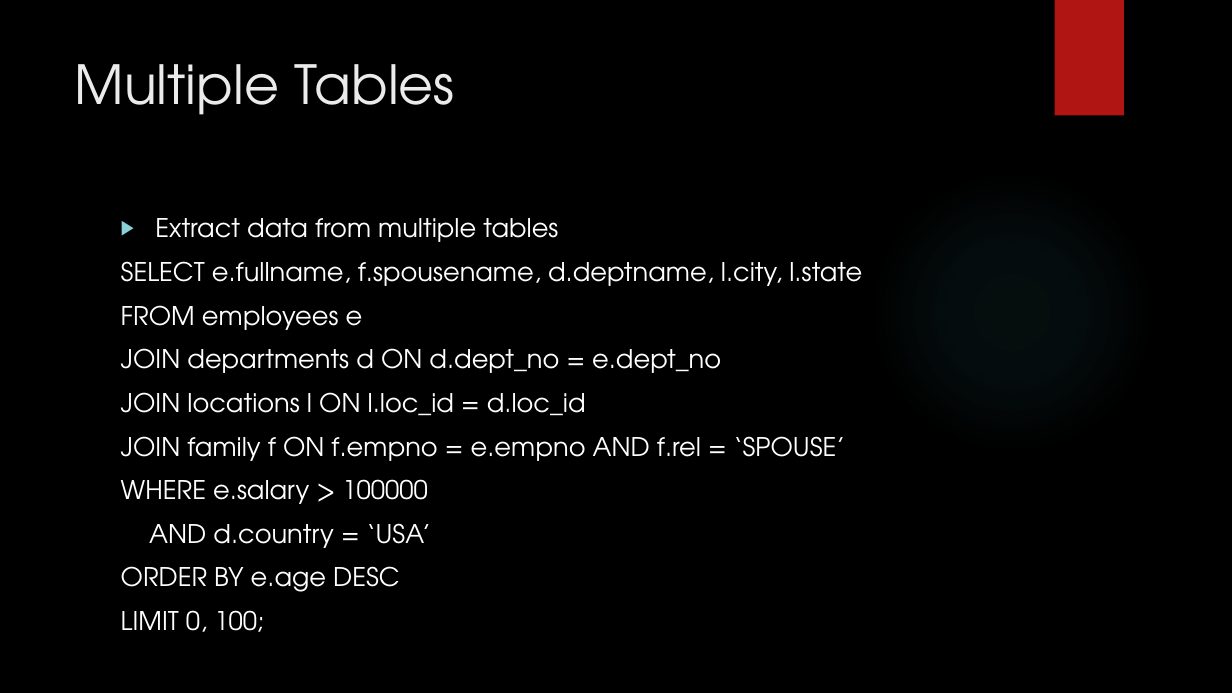
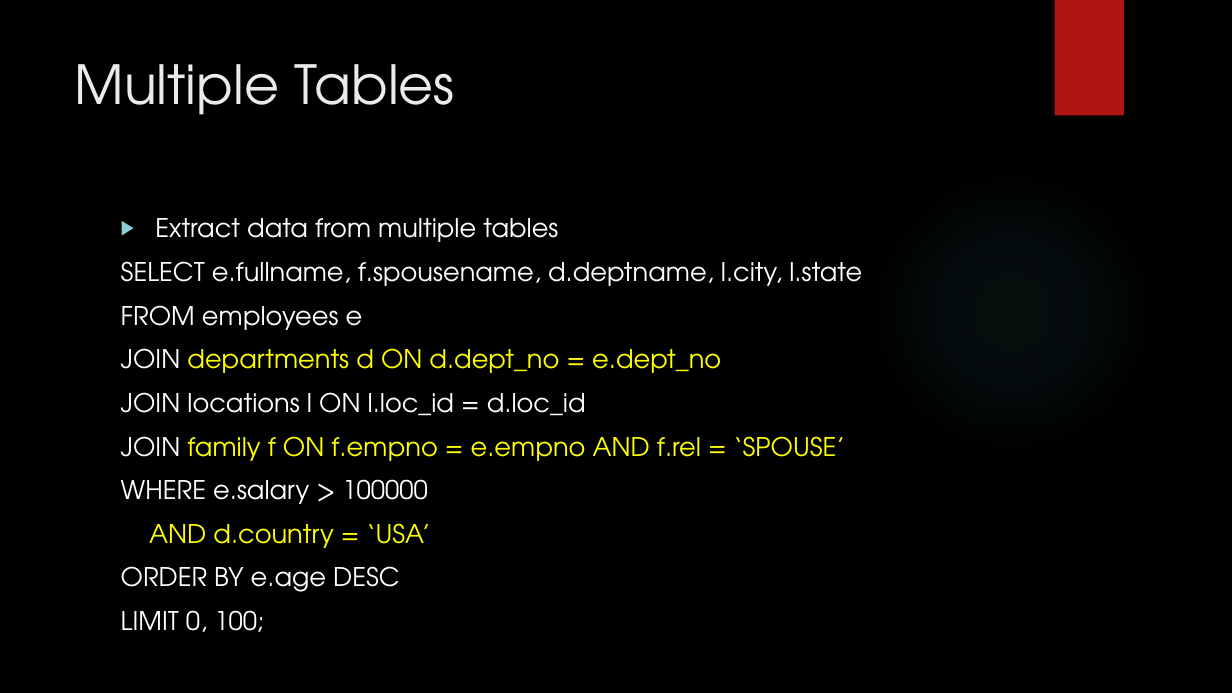
Before and after one commit to zedfoxus/database-bootcamp, a slide deck: slide 32 of Presentation/Database-Bootcamp-Presentation.pptx. Drawn at 1232x693 pixels with LibreOffice and Linux fonts; fonts in the diff are those of the drawing; background and template pictures are left out. Boxes give left, top, right and bottom in pixels: in the first picture for what was removed or moved away, otherwise in the second. Text is boxed around its words. In the diff, an @@ line names an element or a change of style, - is before the commit and + after.

Commit message:
Day 5 JOIN, Sub query, Grouping, Explain

```diff
--- a/Presentation/Database-Bootcamp-Presentation.pptx
+++ b/Presentation/Database-Bootcamp-Presentation.pptx
@@ text at [121,348,846,548]: text colour #FFFFFF to #FFFF00 in "departments d ON d.dept_no = e.dept_no", "family f ON f.empno = e.empno AND ...", "AND d.country = ‘USA’" @@
```
Also in this commit, not shown: 1 other slide changed, 3 slides added.
